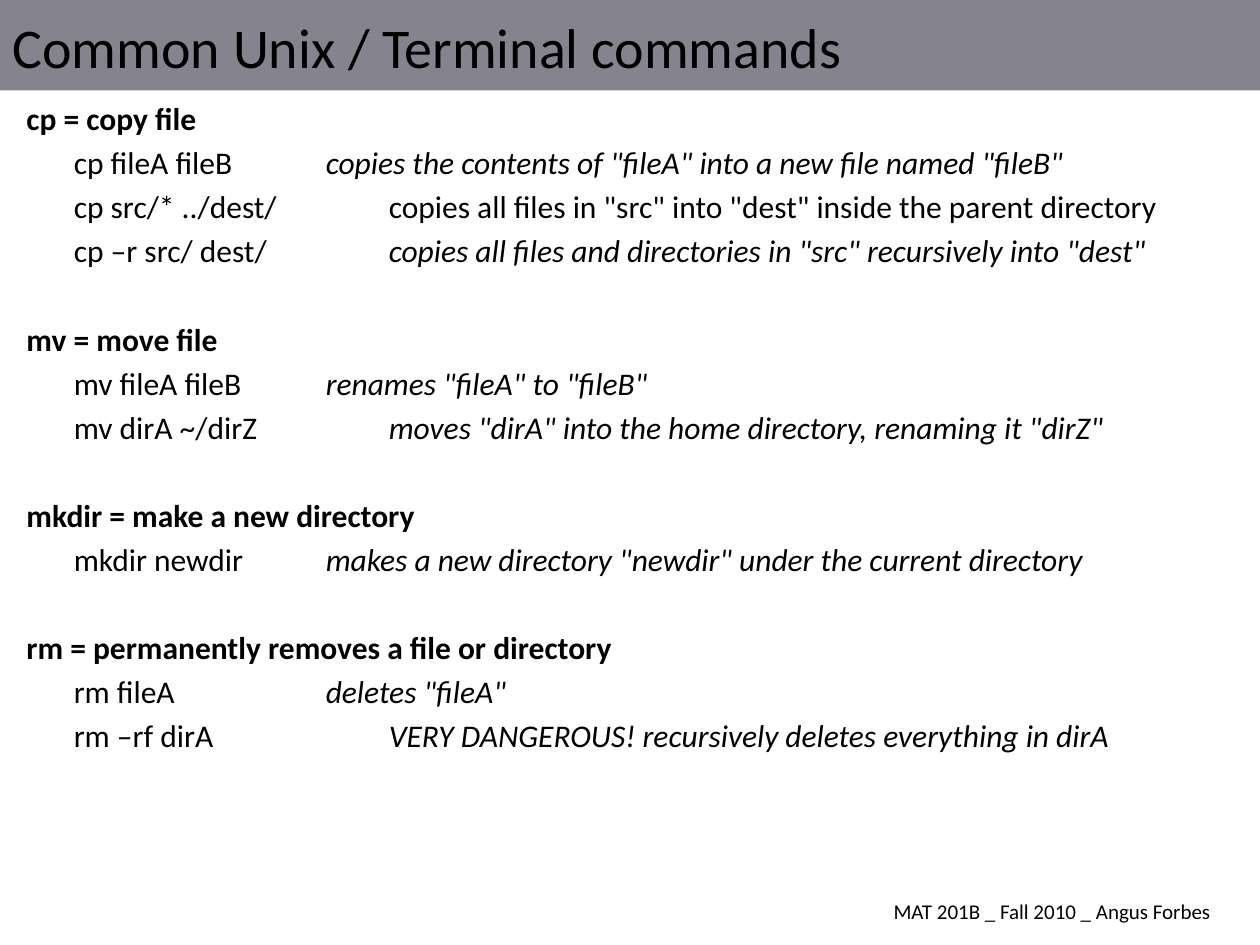
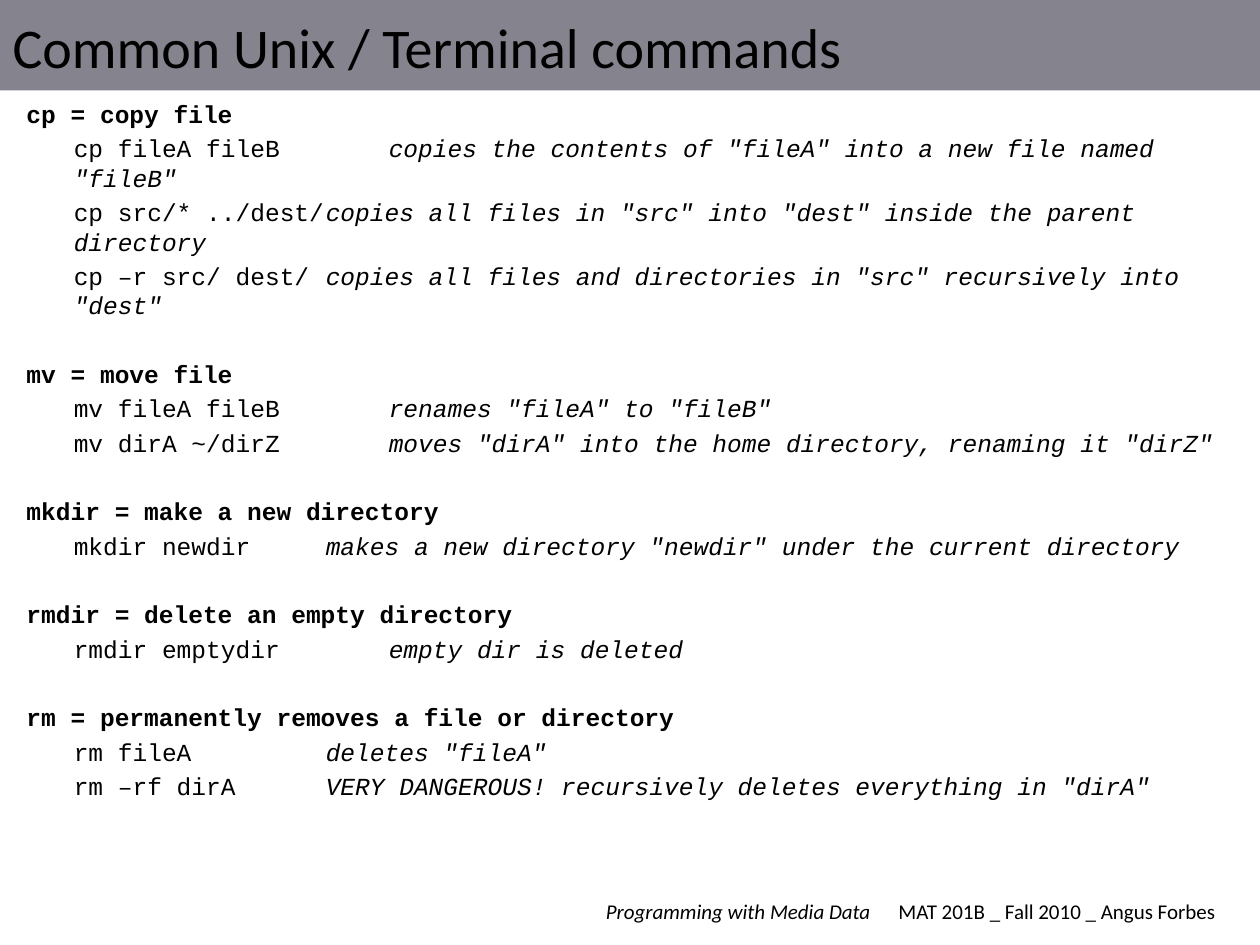
Before and after one commit to angusforbes/mat201b, a slide deck: slide 6 of slides/week1_thurs.pptx (slide 4 before the commit). Drawn at 1260x945 pixels with LibreOffice and Linux fonts; fonts in the diff are those of the drawing. Boxes give left, top, right and bottom in pixels: in the first picture for what was removed or moved away, otherwise in the second. Text is boxed around its words. In the diff, an @@ line names an element or a change of style, - is before the commit and + after.

```diff
--- a/slides/week1_thurs.pptx
+++ b/slides/week1_thurs.pptx
@@ text at [26, 105, 1212, 762]: size 18 to 14 pt, font Calibri to Courier New in "cp = copy file", "cp fileA fileB copies the contents of ...", "cp src/* ../dest/ copies all files in ...", "cp –r src/ dest/ copies all files ..." and 7 more places; italic on in "copies all files in "src" into "dest" ..." @@
@@ text at [26, 605, 683, 663]: paragraphs added @@
+rmdir = delete an empty directory
+rmdir emptydir empty dir is deleted
@@ text at [74, 777, 1149, 800]: text changed; size 18 to 14 pt; font Calibri to Courier New @@
-rm –rf dirA VERY DANGEROUS! recursively deletes everything in dirA
+rm –rf dirA VERY DANGEROUS! recursively deletes everything in "dirA"
@@ text "MAT 201B _ Fall 2010 ...": place and size @@
-text "MAT 201B _ Fall 2010 ..." at [894, 904, 1210, 923]
+text "MAT 201B _ Fall 2010 ..." at [898, 904, 1215, 923]
@@ text added at [606, 904, 870, 923], 12 pt, text #000000, italic @@
+Programming with Media Data
```
Also in this commit, not shown: 5 other slides changed, 10 slides added, 1 other file.
